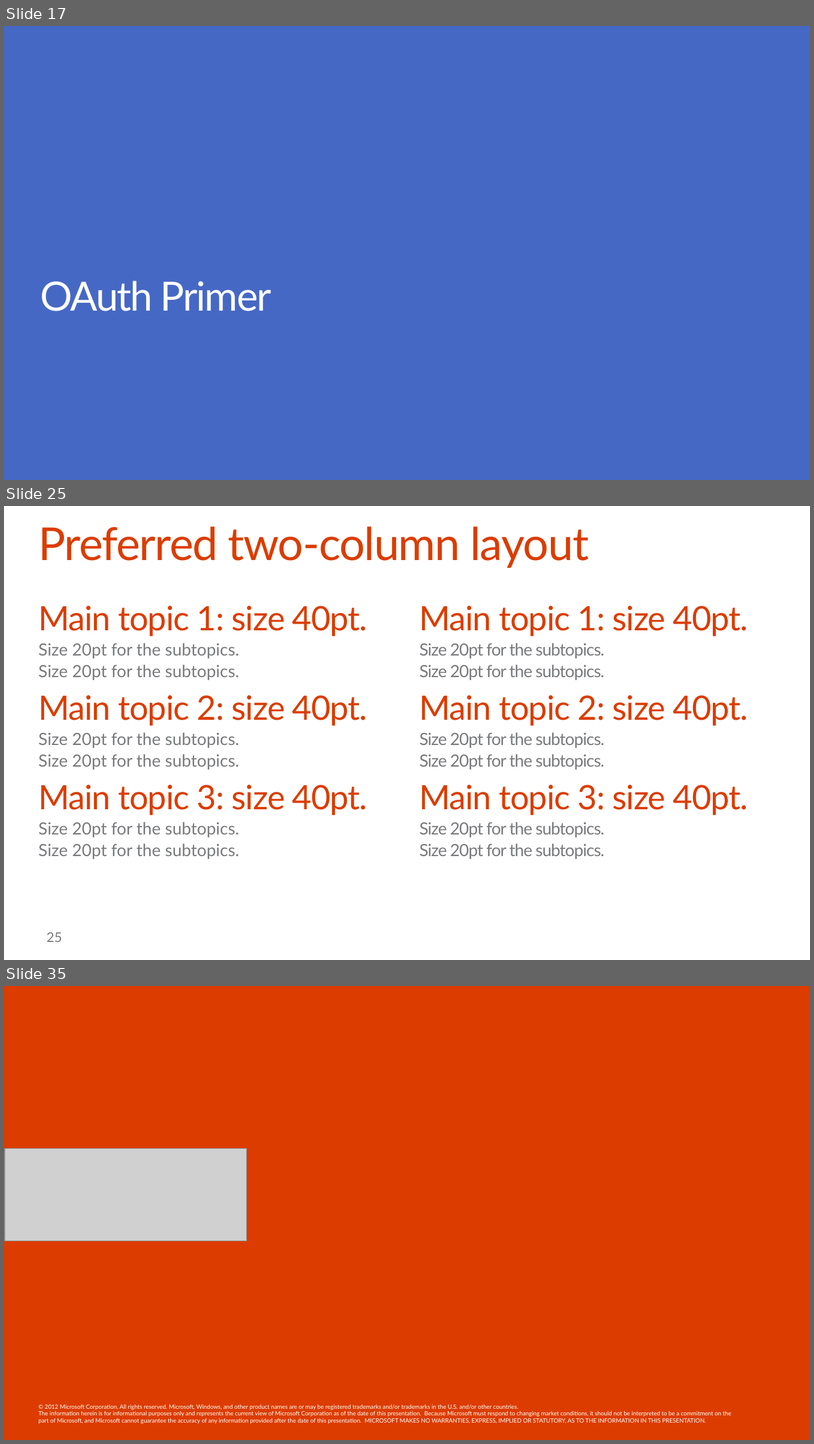
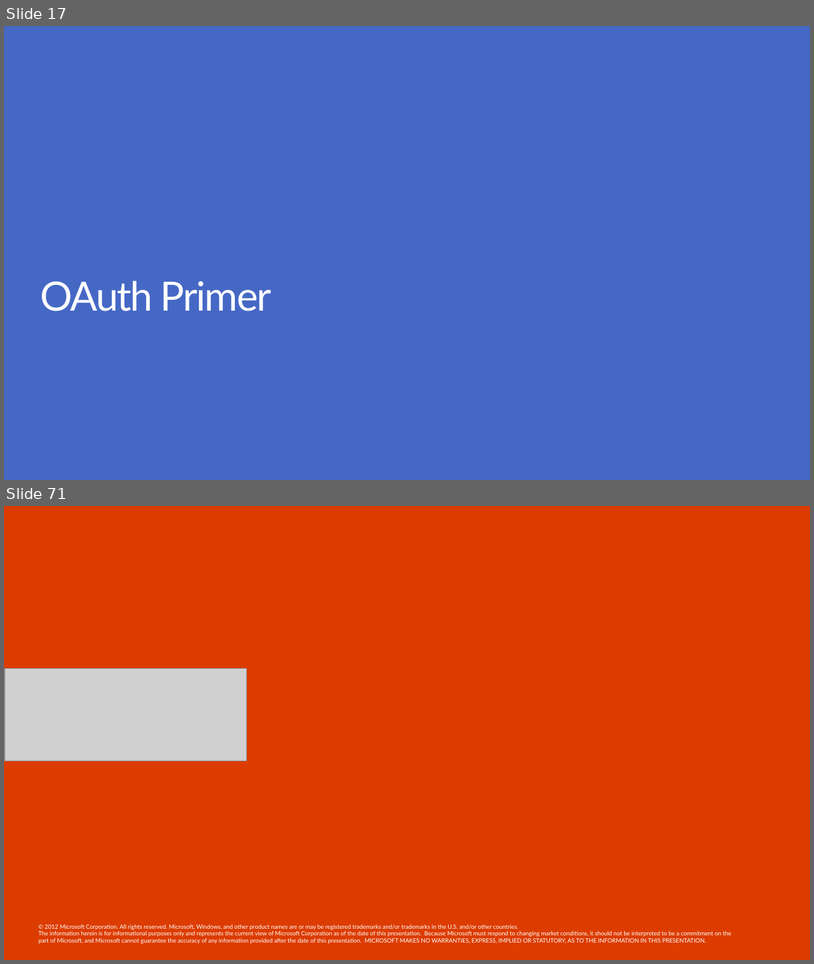
Before and after one commit to OfficeDev/TrainingContent, a slide deck: O3652-7 Deep Dive into Security and OAuth/O3652-7 Deep Dive into Security and OAuth.pptx. Shown one above the other, each under a label of ours: slides 17, 25 and 35 before the commit, slides 17 and 71 after it; the slides between them are not shown. The pictures are 814x1444 and 814x964 pixels, drawn with LibreOffice and Linux fonts; fonts in the diff are those of the drawing; grey boxes stand for pictures; background and template pictures are left out. Boxes give left, top, right and bottom in pixels: in the first picture for what was removed or moved away, otherwise in the second. Text is boxed around its words. In the diff, an @@ line names an element or a change of style, - is before the commit and + after.

```diff
--- a/O3652-7 Deep Dive into Security and OAuth/O3652-7 Deep Dive into Security and OAuth.pptx
+++ b/O3652-7 Deep Dive into Security and OAuth/O3652-7 Deep Dive into Security and OAuth.pptx
@@ slide 25 removed at (x1=4, y1=506, x2=810, y2=960), background #FFFFFF @@
@@ title removed at (x1=38, y1=526, x2=590, y2=568) @@
-Preferred two-column layout
@@ text removed at (x1=38, y1=606, x2=368, y2=859) @@
-Main topic 1: size 40pt.
-  Size 20pt for the subtopics.
-  Size 20pt for the subtopics.
-Main topic 2: size 40pt.
-  Size 20pt for the subtopics.
-  Size 20pt for the subtopics.
-Main topic 3: size 40pt.
-  Size 20pt for the subtopics.
-  Size 20pt for the subtopics.
@@ text removed at (x1=419, y1=606, x2=749, y2=859) @@
-Main topic 1: size 40pt.
-  Size 20pt for the subtopics.
-  Size 20pt for the subtopics.
-Main topic 2: size 40pt.
-  Size 20pt for the subtopics.
-  Size 20pt for the subtopics.
-Main topic 3: size 40pt.
-  Size 20pt for the subtopics.
-  Size 20pt for the subtopics.
@@ page number removed at (x1=47, y1=932, x2=62, y2=942) @@
-25
@@ what was slide 35 is now slide 71 @@
```
Also in this commit, not shown: 13 slides changed, 49 slides added, 12 other slides removed.
